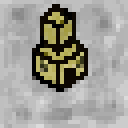
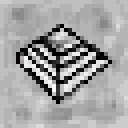
Before/after of a 128×128 layered artwork. What changed in the layer stack:
renamed "Warstwa. kopia" to "Warstwa #1", painted on it over (4, 0, 116, 120)
renamed "Warstwa" to "moutain.png", showed it, painted on it over (4, 0, 116, 120)
removed layer "moutain.png" over (4, 0, 116, 120)
